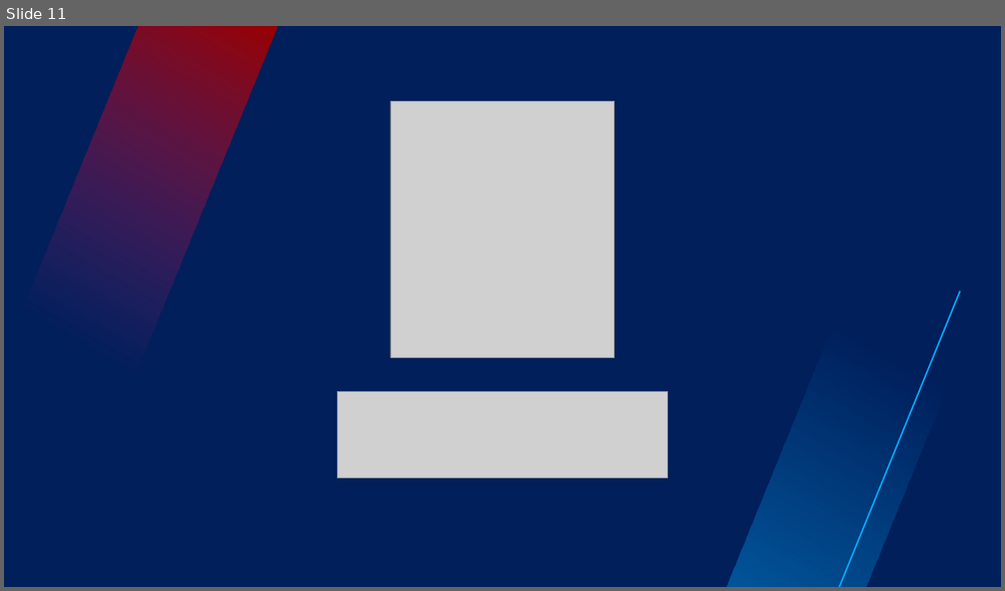
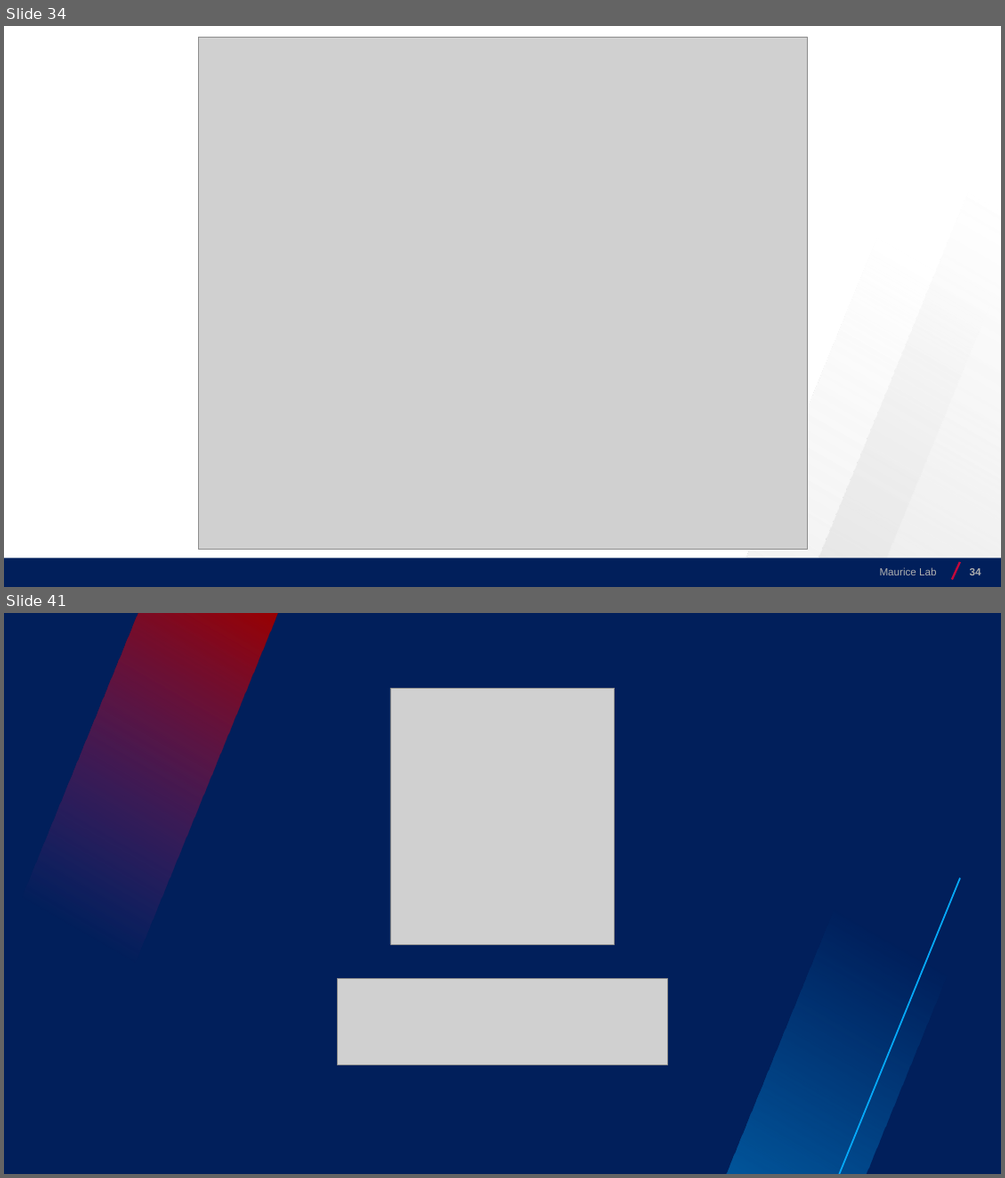
Before and after one commit to josecerv/sponsorship-network, a slide deck: MauriceLab-1113.pptx. Shown one above the other, each under a label of ours: slide 11 before the commit, slides 34 and 41 after it; the slides between them are not shown. The pictures are 1005x591 and 1005x1178 pixels, drawn with LibreOffice and Linux fonts; fonts in the diff are those of the drawing; grey boxes stand for pictures; background and template pictures are left out. Boxes give left, top, right and bottom in pixels: in the first picture for what was removed or moved away, otherwise in the second. Text is boxed around its words. In the diff, an @@ line names an element or a change of style, - is before the commit and + after.

```diff
--- a/MauriceLab-1113.pptx
+++ b/MauriceLab-1113.pptx
@@ slide 34 added at (x1=4, y1=26, x2=1001, y2=587), background #FFFFFF @@
@@ picture added at (x1=198, y1=37, x2=807, y2=548) @@
@@ parallelogram added at (x1=806, y1=26, x2=1001, y2=587), fill gradient #D9D9D9 @@
@@ parallelogram added at (x1=734, y1=215, x2=1001, y2=587), fill gradient #F2F2F2 @@
@@ rectangle added at (x1=4, y1=557, x2=1001, y2=587), fill #011F5B @@
@@ text added at (x1=880, y1=567, x2=936, y2=575), 10 pt, text #AFAFAF @@
+Maurice Lab
@@ line added from (952, 580) to (960, 562), #C5093B 2 pt @@
@@ page number added at (x1=970, y1=568, x2=981, y2=575), 10 pt, text #AFAFAF, bold @@
+34
@@ what was slide 11 is now slide 41 @@
```
Also in this commit, not shown: 29 other slides added.
